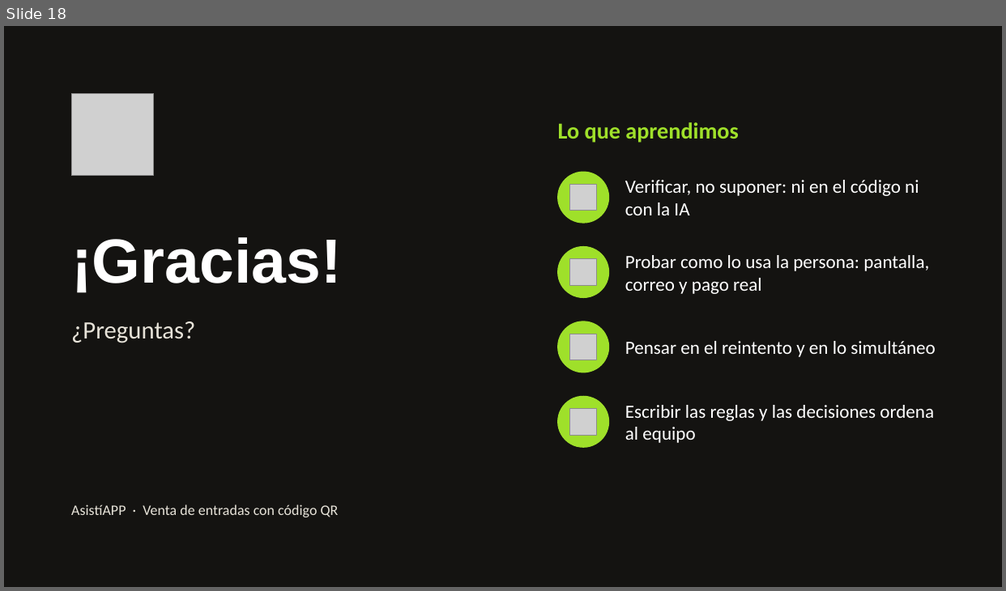
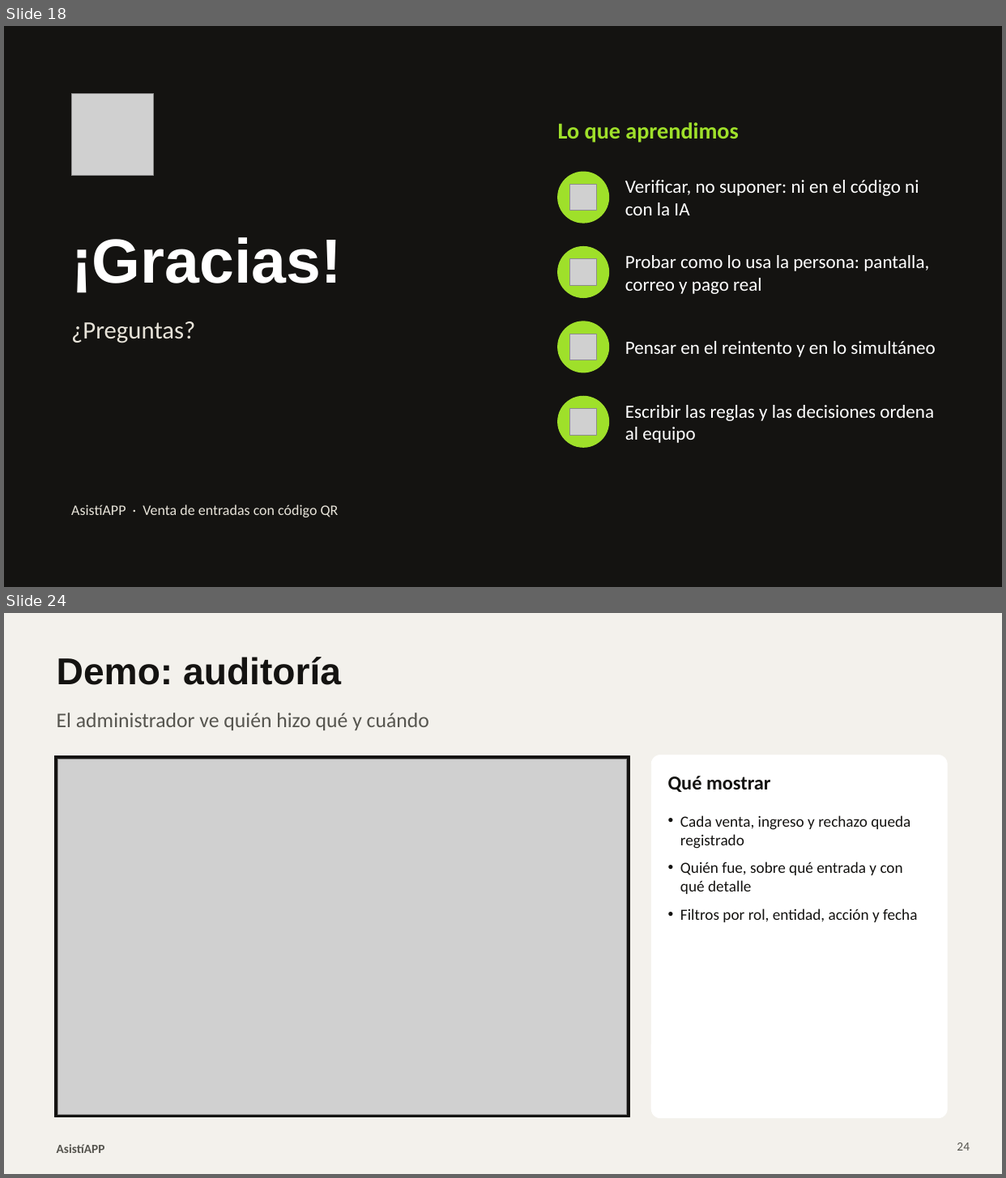
Before and after one commit to emisero8/proy_asistiapp, a slide deck: entrega-demo/presentacion.pptx. Shown one above the other, each under a label of ours: slide 18 before the commit, slides 18 and 24 after it; the slides between them are not shown. The pictures are 1006x591 and 1006x1178 pixels, drawn with LibreOffice and Linux fonts; fonts in the diff are those of the drawing; grey boxes stand for pictures. Boxes give left, top, right and bottom in pixels: in the first picture for what was removed or moved away, otherwise in the second. Text is boxed around its words. In the diff, an @@ line names an element or a change of style, - is before the commit and + after.

Commit message:
docs: presentación con capturas de la app y respaldo de la demo
Capturas en la diapositiva de la solución y seis diapositivas de respaldo (19 a 24), se aclara la cifra
de casos de uso, las pruebas quedan a la vista (616 en el backend) y se actualizan guion y machete.

```diff
--- a/entrega-demo/presentacion.pptx
+++ b/entrega-demo/presentacion.pptx
@@ slide 24 added at <box>4,613,1002,1174</box>, background #F3F1EC @@
@@ title added at <box>57,657,341,685</box>, 36 pt, text #141311, bold @@
+Demo: auditoría
@@ text added at <box>57,713,429,730</box>, 20 pt, text #56554F @@
+El administrador ve quién hizo qué y cuándo
@@ rectangle added at <box>55,756,630,1118</box>, fill #141311, outline #141311 1 pt @@
@@ rounded rectangle added at <box>651,756,948,1118</box>, fill #FFFFFF, outline #FFFFFF 0.75 pt @@
@@ picture added at <box>58,759,627,1114</box> @@
@@ text added at <box>668,776,770,792</box>, 19 pt, text #141311, bold @@
+Qué mostrar
@@ text added at <box>680,815,917,922</box>, 15 pt, text #141311 @@
+• Cada venta, ingreso y rechazo queda registrado
+• Quién fue, sobre qué entrada y con qué detalle
+• Filtros por rol, entidad, acción y fecha
@@ text added at <box>57,1144,105,1153</box>, 12 pt, text #56554F, bold @@
+AsistíAPP
@@ page number added at <box>957,1143,970,1151</box>, 12 pt, text #56554F @@
+24
```
Also in this commit, not shown: 3 slides changed, 5 other slides added, 6 other files.
